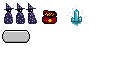
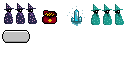
Before/after of a 128 x 64 layered artwork. What changed in the layer stack:
added layer "Layer 16" above "Layer 15" over [91,4,124,25]
